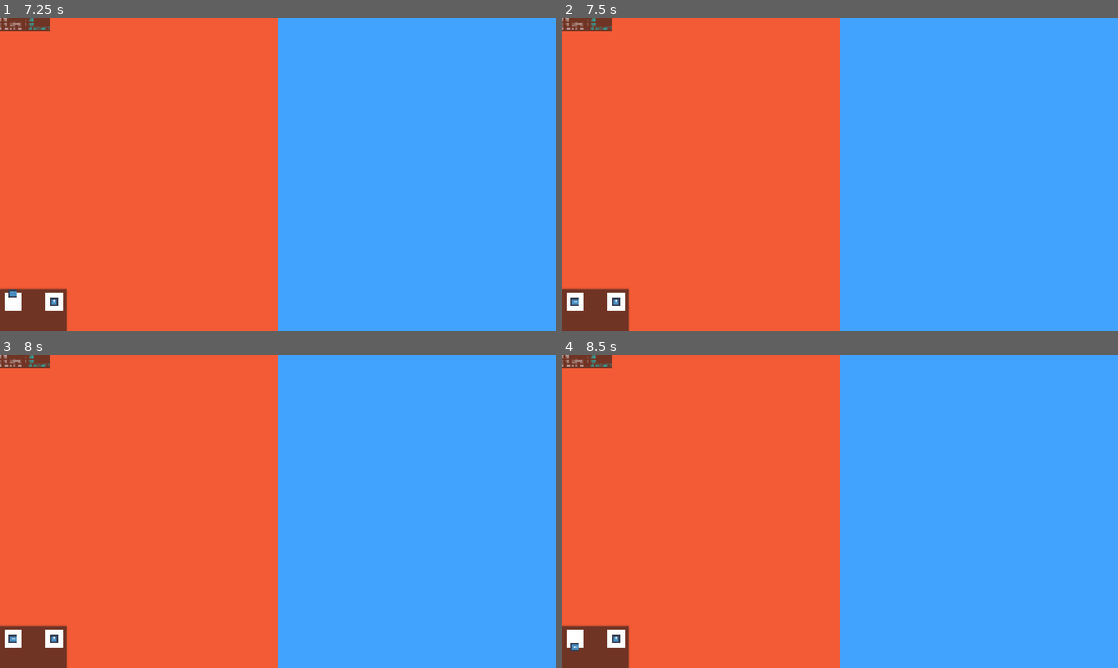
Above: before the commit, frames 1-4 (two rows, left to right).
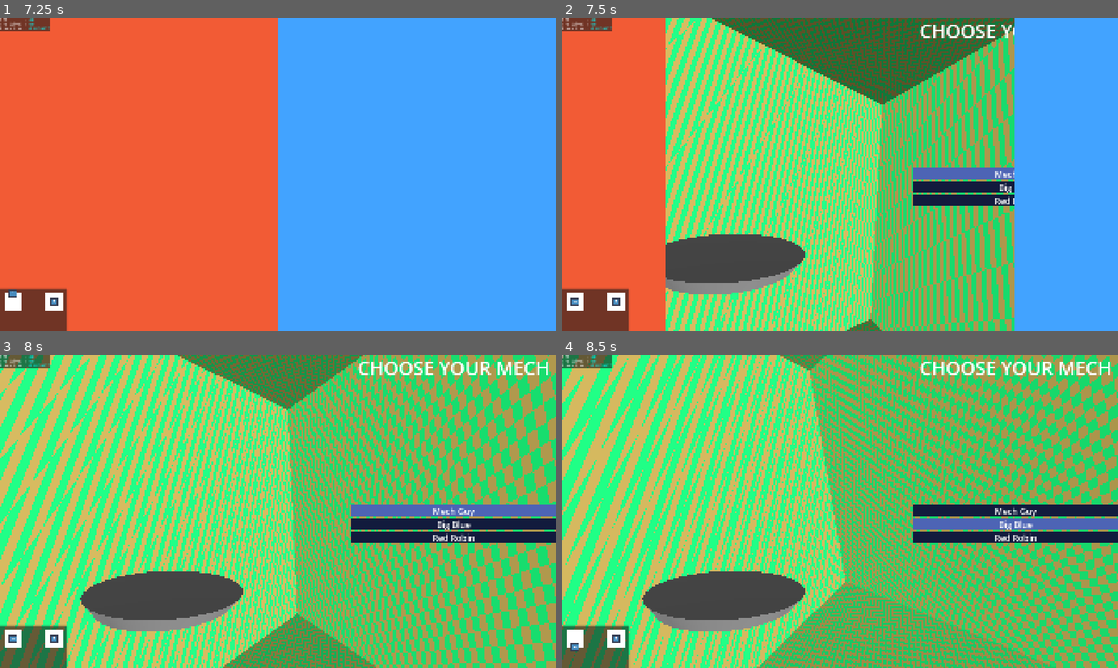
Above: after the commit, the same moments.

Repository: Slenderpi/ArcadeGame
Game: Godot game, scene res://core/main_scene/main_scene.tscn
Same seed, same stepped clock (60 frames per second), same inputs: the game is played once before the commit and once after it. The engine's default icon, where the game draws it, is replaced by a stand-in: a white triangle on a blue panel in a dark square.
Inputs (mouse positions are in pixels of both pictures, inside the frame that each line leads up to):
- Up to frame 1 (7.25 s): tap Enter at 0.5, 5, 6.5 s; drag from (22, 24) to (333, 105) at 0.52 s; drag from (166, 190) to (250, 237) at 1.27 s; move the mouse to (333, 105) at 2.02 s; hold D (left_stick_east) 2.03-2.75 s; hold Q 2.03-2.75 s; drag from (250, 237) to (111, 127) at 2.77 s; move the mouse to (444, 221) at 3.52 s; hold Shift (left_button) 3.53-4.25 s; hold Ctrl 3.53-4.25 s; tap Space (left_trigger) at 4.25, 5.75 s; drag from (111, 127) to (194, 96) at 4.27 s; move the mouse to (305, 174) at 5.02 s; hold S (left_stick_south) 5.03-5.75 s; tap I at 5.1 s; click (305, 174) at 5.17 s; drag from (194, 96) to (166, 190) at 5.77 s; move the mouse to (400, 158) at 6.52 s; hold W (left_stick_north) from 6.53 s (still down); tap Y (insert_coin) at 6.6 s
- Up to frame 2 (7.5 s): release W (left_stick_north) at 7.25 s; tap Space (left_trigger) at 7.25 s; drag from (728, 190) to (812, 237) at 7.27 s
- Up to frame 3 (8 s): no input
- Up to frame 4 (8.5 s): move the mouse to (895, 442) at 8.02 s; hold S (left_stick_south) from 8.03 s (still down); hold Q from 8.03 s (still down)

Frame 1 is identical in both runs. In frame 2, 63% of the frame differs, in the area x 18-82%, y 0-100%; in frame 3, 100%, in the area x 0-100%, y 0-100%; in frame 4, 100%.

Commit message:
Continued work

Diff:
--- a/core/finite_state_machine/matchmaking_state.gd
+++ b/core/finite_state_machine/matchmaking_state.gd
@@ -16,6 +16,6 @@
 	Debug.print_info("[State][Primary][Matchmaking]: << exit()")
 
 
-func _on_connection_result(success: bool) -> void:
-	print("[State][Primary][Matchmaking]: A connection result was given! Result: %s" % str(success))
+func _on_connection_result(isMultiplayer: bool, isServer: bool) -> void:
+	print("[State][Primary][Matchmaking]: A connection result was given! isMultiplayer: %s | isServer: %s" % [str(isMultiplayer), str(isServer)])
 	finished.emit()
--- a/core/globals/network_manager.gd
+++ b/core/globals/network_manager.gd
@@ -35,8 +35,9 @@
 
 ## Fired by [method NetworkManager.begin_connection_attempt] once a
 ## connection result occurs.[br]
-## If the connection is successful, [param successful] will be true.
-signal connection_result(successful: bool)
+## [param isMultiplayer] is true if there is an active client connected.[br]
+## [param isServer] is true if we are the server.
+signal connection_result(isMultiplayer: bool, isServer: bool)
 
 #endregion
 
@@ -45,6 +46,8 @@
 
 
 var _udp : PacketPeerUDP
+
+var _expecting_client := false
 
 #var _join_peer_result : EJoinPeerResult = EJoinPeerResult.NOT_JOINING
 #var _is_attempting_join := false
@@ -56,6 +59,70 @@
 	multiplayer.connected_to_server.connect(_on_connected_to_server)
 	multiplayer.peer_connected.connect(_on_peer_connected)
 	process_mode = Node.PROCESS_MODE_DISABLED
+
+
+func _process(_delta: float) -> void:
+	while (_udp.get_available_packet_count() > 0):
+		var packetStr := _udp.get_packet().get_string_from_ascii()
+		var senderIp := _udp.get_packet_ip()
+		print("[NetMan]: New packet: \"%s\"" % packetStr)
+		if _is_udp_packet_valid(packetStr):
+			_process_udp_msg(packetStr.trim_prefix(UDP_HEADER + ',').split(','))
+		else:
+			Debug.print_warning("[NetMan]: Received unrelated message (ip: %s | message: %s)" % [senderIp, packetStr])
+
+	if _status == EStatus.LOOKING:
+		if Time.get_ticks_msec() - _connection_attempt_time > CONNECTION_ATTEMPT_TIMEOUT:
+			print("[NetMan]: Connection search timed out. Beginning server as singleplayer.")
+			_create_server()
+			_expecting_client = false
+			connection_result.emit(false, true)
+
+	#match _join_peer_result:
+		#EJoinPeerResult.WAITING_RESULT:
+			#if Time.get_ticks_msec() - _connection_attempt_time > CONNECTION_ATTEMPT_TIMEOUT:
+				#print("[NetMan]: Join peer attempt timed out. Signaling fail.")
+				#multiplayer.connection_failed.disconnect(_on_connection_failed)
+				#multiplayer.connected_to_server.disconnect(_on_connected_to_server)
+				#_on_join_peer_result(false)
+		#EJoinPeerResult.FAIL:
+			#print("[NetMan]: Join peer attempt failed from connection failure. Signaling fail.")
+			#_on_join_peer_result(false)
+		#EJoinPeerResult.SUCCESS:
+			#print("[NetMan]: Join peer attempt succeeded! Signaling success")
+			#_on_join_peer_result(true)
+
+
+func init() -> void:
+	print(Debug.HORIZONTAL_LINE_STR)
+	print("[NetMan]: Initializing.")
+	_load_config_ip()
+	_udp = PacketPeerUDP.new()
+	_udp.bind(PORT_NETWORKING, my_ip)
+	_udp.set_dest_address(other_ip, PORT_NETWORKING)
+	process_mode = Node.PROCESS_MODE_ALWAYS
+	print("[NetMan]: Setup finished.")
+	print(Debug.HORIZONTAL_LINE_STR)
+
+
+## Attempts to join the server of other_ip.
+## If the other device does not have a server up (i.e. no one is playing on it),
+##
+func begin_matchmaking() -> void:
+	print("[NetMan]: begin_matchmaking() called! Beginning join attempt...")
+	_connection_attempt_time = Time.get_ticks_msec()
+	_status = EStatus.LOOKING
+	_broadcast_status(UDP_STATUS_REQUEST)
+	#_join_peer_result = EJoinPeerResult.WAITING_RESULT
+	#_connection_attempt_time = Time.get_ticks_msec()
+	#multiplayer.connection_failed.connect(_on_connection_failed, CONNECT_ONE_SHOT)
+	#multiplayer.connected_to_server.connect(_on_connected_to_server, CONNECT_ONE_SHOT)
+	#var peer := ENetMultiplayerPeer.new()
+	#var error := peer.create_client(other_ip, PORT_GAME)
+	#if error != OK:
+		#Debug.print_error("[State][Primary][Matchmaking]: Failed to create client. Error: %s" % error)
+		#return
+	#multiplayer.multiplayer_peer = peer
 
 
 func _is_udp_packet_valid(packetStr: String) -> bool:
@@ -81,86 +148,31 @@
 		elif msgArgs[1] == UDP_STATUS_INACTIVE:
 			# Start our own server
 			_create_server()
-			pass
+			_expecting_client = false
+			connection_result.emit(false, true)
 		elif msgArgs[1] == UDP_STATUS_LOOKING:
 			# Compare IPs and start a server as necessary
 			# Other machine is ready to connect
 			if my_ip < other_ip:
 				_create_server()
+				_expecting_client = true
+				_broadcast(UDP_SERVER_CREATED)
 			else:
 				_broadcast(UDP_SERVER_REQUEST)
 		elif msgArgs[1] == UDP_STATUS_ACTIVE:
 			# They are a server already. Request to join
 			_join_server()
-			pass
 	elif msgArgs[0] == UDP_SERVER_REQUEST:
 		if _status == EStatus.INACTIVE:
 			return
 		# Other machine is ready to connect
 		_create_server()
+		_expecting_client = true
+		_broadcast(UDP_SERVER_CREATED)
 	elif msgArgs[0] == UDP_SERVER_CREATED:
 		if _status == EStatus.INACTIVE:
 			return
 		_join_server()
-		pass
-
-
-func _process(_delta: float) -> void:
-	while (_udp.get_available_packet_count() > 0):
-		var packetStr := _udp.get_packet().get_string_from_ascii()
-		var senderIp := _udp.get_packet_ip()
-		print("[NetMan]: New packet: \"%s\"" % packetStr)
-		if _is_udp_packet_valid(packetStr):
-			_process_udp_msg(packetStr.trim_prefix(UDP_HEADER + ',').split(','))
-		else:
-			Debug.print_warning("[NetMan]: Received unrelated message (ip: %s | message: %s)" % [senderIp, packetStr])
-
-
-	#match _join_peer_result:
-		#EJoinPeerResult.WAITING_RESULT:
-			#if Time.get_ticks_msec() - _connection_attempt_time > CONNECTION_ATTEMPT_TIMEOUT:
-				#print("[NetMan]: Join peer attempt timed out. Signaling fail.")
-				#multiplayer.connection_failed.disconnect(_on_connection_failed)
-				#multiplayer.connected_to_server.disconnect(_on_connected_to_server)
-				#_on_join_peer_result(false)
-		#EJoinPeerResult.FAIL:
-			#print("[NetMan]: Join peer attempt failed from connection failure. Signaling fail.")
-			#_on_join_peer_result(false)
-		#EJoinPeerResult.SUCCESS:
-			#print("[NetMan]: Join peer attempt succeeded! Signaling success")
-			#_on_join_peer_result(true)
-
-
-func init() -> void:
-	print(Debug.HORIZONTAL_LINE_STR)
-	print("[NetMan]: Initializing.")
-	_load_config_ip()
-	_udp = PacketPeerUDP.new()
-	_udp.bind(PORT_NETWORKING, my_ip)
-	_udp.set_dest_address(other_ip, PORT_NETWORKING)
-	process_mode = Node.PROCESS_MODE_ALWAYS
-	print("[NetMan]: Setup finished.")
-	print(Debug.HORIZONTAL_LINE_STR)
-
-
-## Attempts to join the server of other_ip.
-## If the other device does not have a server up (i.e. no one is playing on it),
-##
-func begin_matchmaking() -> void:
-	print("[NetMan]: begin_matchmaking() called! Beginning join attempt...")
-	_connection_attempt_time = Time.get_ticks_msec()
-	_status = EStatus.LOOKING
-	_broadcast_status(UDP_STATUS_REQUEST)
-	#_join_peer_result = EJoinPeerResult.WAITING_RESULT
-	#_connection_attempt_time = Time.get_ticks_msec()
-	#multiplayer.connection_failed.connect(_on_connection_failed, CONNECT_ONE_SHOT)
-	#multiplayer.connected_to_server.connect(_on_connected_to_server, CONNECT_ONE_SHOT)
-	#var peer := ENetMultiplayerPeer.new()
-	#var error := peer.create_client(other_ip, PORT_GAME)
-	#if error != OK:
-		#Debug.print_error("[State][Primary][Matchmaking]: Failed to create client. Error: %s" % error)
-		#return
-	#multiplayer.multiplayer_peer = peer
 
 
 func _on_connected_to_server() -> void:
@@ -181,6 +193,8 @@
 		return
 	Debug.print_info("[NetMan]: Peer %d connected!" % peerId)
 	_status = EStatus.INACTIVE
+	if _expecting_client:
+		connection_result.emit(true, multiplayer.is_server())
 
 
 func _create_server() -> void:
@@ -193,8 +207,6 @@
 	multiplayer.multiplayer_peer = peer
 	print("[NetMan]: Server started successfully.")
 	_status = EStatus.ACTIVE
-	_broadcast(UDP_SERVER_CREATED)
-	connection_result
 
 
 func _join_server() -> void:
--- a/core/globals/network_manager_OLD.gd
+++ b/core/globals/network_manager_OLD.gd
@@ -123,9 +123,9 @@
 
 #region NODE OVERRIDES
 
-func _ready() -> void:
-	multiplayer.peer_connected.connect(_on_peer_connected)
-	multiplayer.peer_disconnected.connect(_on_peer_disconnected)
+#func _ready() -> void:
+	#multiplayer.peer_connected.connect(_on_peer_connected)
+	#multiplayer.peer_disconnected.connect(_on_peer_disconnected)
 
 
 func _process(_delta: float) -> void:
